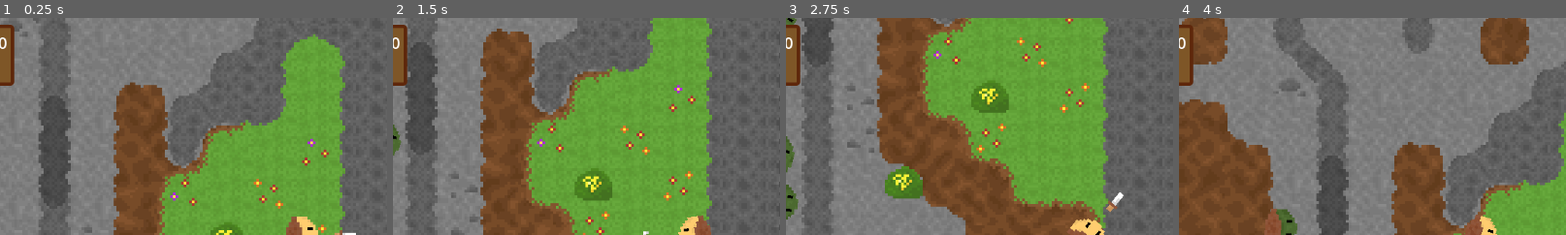
Above: before the commit, frames 1-4 (left to right).
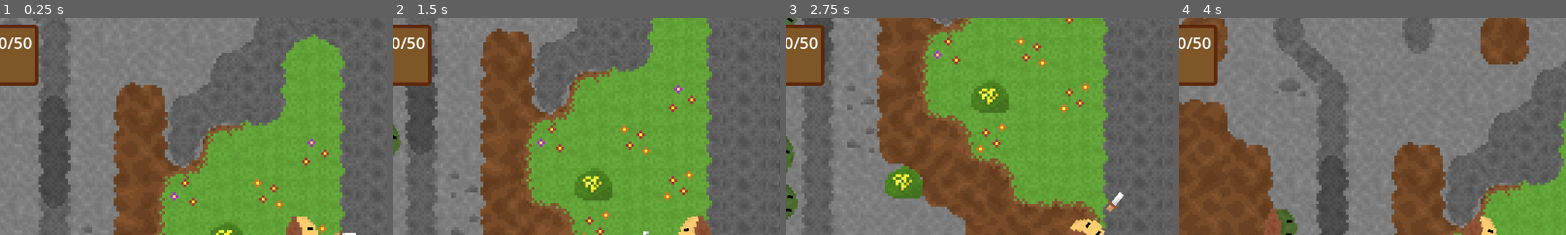
Above: after the commit, the same moments.

Repository: Auseawesome/a-gneiss-expedition
Game: Godot game, scene res://world.tscn
Two runs of this game, one before a commit and one after it. Both use one fixed random seed, a clock stepped at 60 frames per second and the inputs below.
Inputs (mouse positions are % of the whole screen's width and height, from its top left):
- Up to frame 1 (0.25 s): no input
- Up to frame 2 (1.5 s): move the mouse to (72, 45) at 0.52 s; hold Right (ui_right) 0.53-1.28 s; hold 1 0.53-1.28 s; click (72, 45) at 0.67 s; move the mouse to (30, 55) at 1.27 s; hold Down (ui_down) from 1.28 s (still down); tap 2 at 1.35 s
- Up to frame 3 (2.75 s): move the mouse to (60, 28) at 2.02 s; release Down (ui_down) at 2.03 s; hold Right (ui_right) from 2.03 s (still down); hold 1 from 2.03 s (still down)
- Up to frame 4 (4 s): move the mouse to (45, 70) at 2.77 s; release Right (ui_right) at 2.78 s; release 1 at 2.78 s; hold Up (ui_up) 2.78-3.53 s; tap 2 at 2.85 s; click (45, 70) at 2.92 s; move the mouse to (80, 65) at 3.52 s; hold Left (ui_left) from 3.53 s (still down); hold 1 from 3.53 s (still down)
The pictures show only the part of the screen within x 11-61%, y 0-50%; the shares and areas given below are measured in that part.

The runs differ from the first frame. In frame 1, 2.0% of the frame differs, in the area x 2-11%, y 3-32%; in frame 2, 2.0%; in frame 3, 2.0%; in frame 4, 1.3%.

Commit message:
Display max health as well as health

Diff:
--- a/scripts/character/player/player.gd
+++ b/scripts/character/player/player.gd
@@ -13,7 +13,7 @@
 			GlobalData.player_dead()
 
 		if (is_instance_valid(GlobalData.data_label)):
-			GlobalData.data_label.text = "Health: " + str(current_health) + "\nMoney: " + str(GlobalData.coins)
+			GlobalData.data_label.text = "Health: " + str(current_health) + "/" + str(max_health) + "\nMoney: " + str(GlobalData.coins)
 
 
 var strength := 10
--- a/scripts/data_label.gd
+++ b/scripts/data_label.gd
@@ -5,7 +5,7 @@
 func _ready() -> void:
 	GlobalData.data_label = self
 
-	GlobalData.data_label.text = "Health: " + str(GlobalData.player.current_health) + "\nMoney: " + str(GlobalData.coins)
+	GlobalData.data_label.text = "Health: " + str(GlobalData.player.current_health) + "/" + str(GlobalData.player.current_health) + "\nMoney: " + str(GlobalData.coins)
 
 
 # Called every frame. 'delta' is the elapsed time since the previous frame.
--- a/scripts/level/global_data.gd
+++ b/scripts/level/global_data.gd
@@ -6,7 +6,7 @@
 		coins = value
 
 		if (is_instance_valid(GlobalData.data_label)):
-			GlobalData.data_label.text = "Health: " + str(GlobalData.player.current_health) + "\nMoney: " + str(GlobalData.coins)
+			GlobalData.data_label.text = "Health: " + str(player.current_health) + "/" + str(player.max_health) + "\nMoney: " + str(coins)
 
 
 var tile_map_manager: TileMapManager
